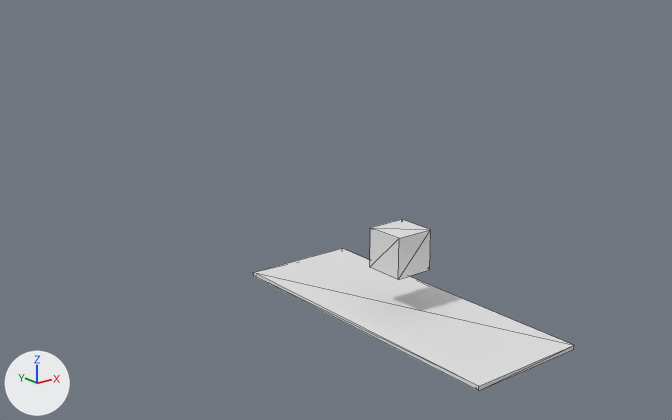
Before and after pictures for a commit that changed the COLLADA model Game/resources/models/tuber.dae.
Rendered twice from a camera (50 mm lens) standing at (-28.2, -30.4, 17.8) and looking at (2.1, 7.4, 2.7). Lighting does not change. The marker at lower left points along +X, +Y and +Z. Mesh edges are drawn as thin lines. Materials are left out; every surface is plain grey. Where no turn or scale is listed for an object, it has been applied to the vertices.
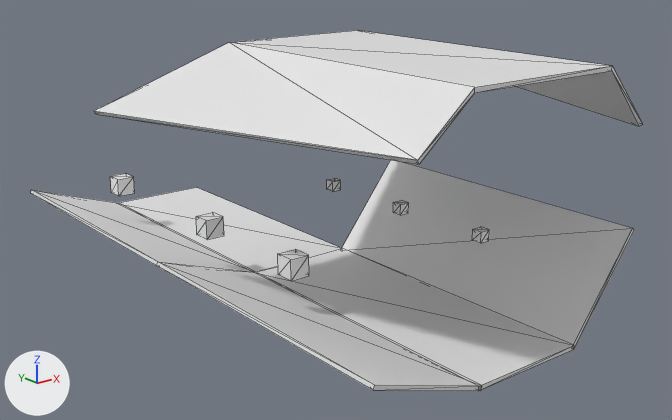
Boxes [x1, y1, x2, y2] around the edits, measured in the pictures (672 x 420 px):
'Cube.009', added: after [94, 30, 642, 164]
'Cube.006', added: after [342, 160, 634, 350]
'Cube.007', added: after [159, 262, 481, 391]
'Cube.010', added: after [119, 187, 342, 272]
'Cube.012', added: after [32, 190, 254, 272]
'Cube.002', mesh rescaled, moved (71% narrower, 72% shorter): before [370, 219, 431, 279]; after [472, 227, 489, 243]
'Cube.003', added: after [157, 262, 375, 390]
'Cube.015', added: after [278, 249, 309, 281]
'Cube.016', added: after [196, 212, 224, 240]
'Cube.013', added: after [31, 190, 157, 266]
'Cube.014', added: after [110, 173, 135, 196]
'Cube.004', added: after [393, 201, 409, 215]
'Cube.008', added: after [327, 178, 341, 191]
'Cube', unchanged, covered by the edit: before [253, 272, 574, 391]; after [479, 345, 574, 391]

Diff of the bpy script that builds the scene:
```diff
--- a/Game/resources/models/tuber.dae.py
+++ b/Game/resources/models/tuber.dae.py
@@ me_cube_003 @@
 me_cube_003.from_pydata(...)  # 8 vertices, 12 faces; spans x -1.0..1.0, y -1.0..1.0, z -1.0..1.0
 # used by ob_cube_002; location = (0.0, 0.0, 2.99)
+# me_cube_003 part 1: the whole mesh is scaled about its middle by 0.25
@@ me_cube_005 @@
+me_cube_005.from_pydata([(-2.9, -8.0, 0.9), (-2.8, -8.0, 1.1), (-2.9, 8.0, 0.9), (-2.8, 8.0, 1.1), (2.8, -8.0, -1.1), (2.9, -8.0, -0.9), (2.8, 8.0, -1.1), (2.9, 8.0, -0.9)], [], [(1, 2, 0), (3, 6, 2), (7, 4, 6), (6, 0, 2), (1, 3, 2), (3, 7, 6), (7, 5, 4), (6, 4, 0)])
@@ me_cube_008 @@
+me_cube_008.from_pydata(...)  # 8 vertices, 4 faces; spans x -1.9..1.9, y -8.0..8.0, z -2.4..2.4
@@ me_cube_009 @@
+me_cube_009.from_pydata(...)  # 8 vertices, 4 faces; spans x -2.9..2.9, y -8.0..8.0, z -1.1..1.1
@@ me_cube_011 @@
+me_cube_011.from_pydata(...)  # a box spanning x -0.25..0.25, y -0.25..0.25, z -0.25..0.25
@@ me_cube_013 @@
+me_cube_013.from_pydata(...)  # 16 vertices, 28 faces; spans x -11.3..17.5, y -8.0..8.0, z -3.2..0.1
@@ me_cube_014 @@
+me_cube_014.from_pydata(...)  # 4 vertices, 2 faces; spans x -3.0..3.0, y -8.0..8.0, z 0.1
@@ me_cube_017 @@
+me_cube_017.from_pydata(...)  # 8 vertices, 8 faces; spans x -2.9..2.9, y -8.0..8.0, z -1.1..1.1
@@ me_cube_016 @@
+me_cube_016.from_pydata(...)  # 8 vertices, 4 faces; spans x -2.9..2.9, y -8.0..8.0, z -1.1..1.1
@@ me_cube_018 @@
+me_cube_018.from_pydata(...)  # a box spanning x -0.5..0.5, y -0.5..0.5, z -0.5..0.5
@@ me_cube_019 @@
+me_cube_019.from_pydata(...)  # a box spanning x -0.5..0.5, y -0.5..0.5, z -0.5..0.5
@@ me_cube_020 @@
+me_cube_020.from_pydata(...)  # a box spanning x -0.5..0.5, y -0.5..0.5, z -0.5..0.5
@@ ob_cube_002 @@
 ob_cube_002 = bpy.data.objects.new('Cube.002', me_cube_003)
-ob_cube_002.location = (0.0, 0.0, 2.99)
+ob_cube_002.location = (0.0, -5.0, 5.0)
@@ ob_cube_003 @@
+ob_cube_003 = bpy.data.objects.new('Cube.003', me_cube_005)
+ob_cube_003.location = (-5.69, 0.0, 0.93)
@@ ob_cube_006 @@
+ob_cube_006 = bpy.data.objects.new('Cube.006', me_cube_008)
+ob_cube_006.location = (4.8, 0.0, 2.29)
@@ ob_cube_007 @@
+ob_cube_007 = bpy.data.objects.new('Cube.007', me_cube_009)
+ob_cube_007.location = (-5.69, 0.0, 0.93)
@@ ob_cube_004 @@
+ob_cube_004 = bpy.data.objects.new('Cube.004', me_cube_011)
+ob_cube_004.location = (0.0, 0.0, 5.0)
@@ ob_cube_008 @@
+ob_cube_008 = bpy.data.objects.new('Cube.008', me_cube_011.copy())
+ob_cube_008.location = (0.0, 5.0, 5.0)
@@ ob_cube_009 @@
+ob_cube_009 = bpy.data.objects.new('Cube.009', me_cube_013)
+ob_cube_009.location = (0.0, 0.0, 12.05)
@@ ob_cube_010 @@
+ob_cube_010 = bpy.data.objects.new('Cube.010', me_cube_014)
+ob_cube_010.location = (0.0, 16.0, 0.0)
@@ ob_cube_013 @@
+ob_cube_013 = bpy.data.objects.new('Cube.013', me_cube_017)
+ob_cube_013.location = (-5.69, 16.0, 0.93)
@@ ob_cube_012 @@
+ob_cube_012 = bpy.data.objects.new('Cube.012', me_cube_016)
+ob_cube_012.location = (-5.69, 16.0, 0.93)
@@ ob_cube_014 @@
+ob_cube_014 = bpy.data.objects.new('Cube.014', me_cube_018)
+ob_cube_014.location = (-5.08, 18.51, 2.92)
@@ ob_cube_015 @@
+ob_cube_015 = bpy.data.objects.new('Cube.015', me_cube_019)
+ob_cube_015.location = (-5.08, 1.53, 2.92)
@@ ob_cube_016 @@
+ob_cube_016 = bpy.data.objects.new('Cube.016', me_cube_020)
+ob_cube_016.location = (-5.08, 8.7, 2.92)
```
